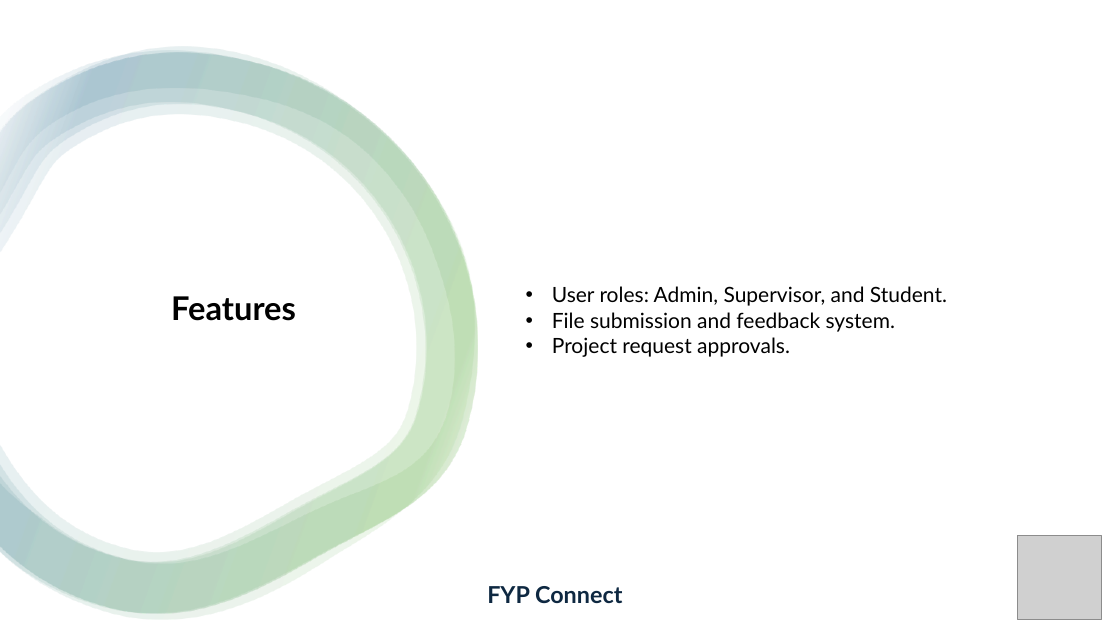
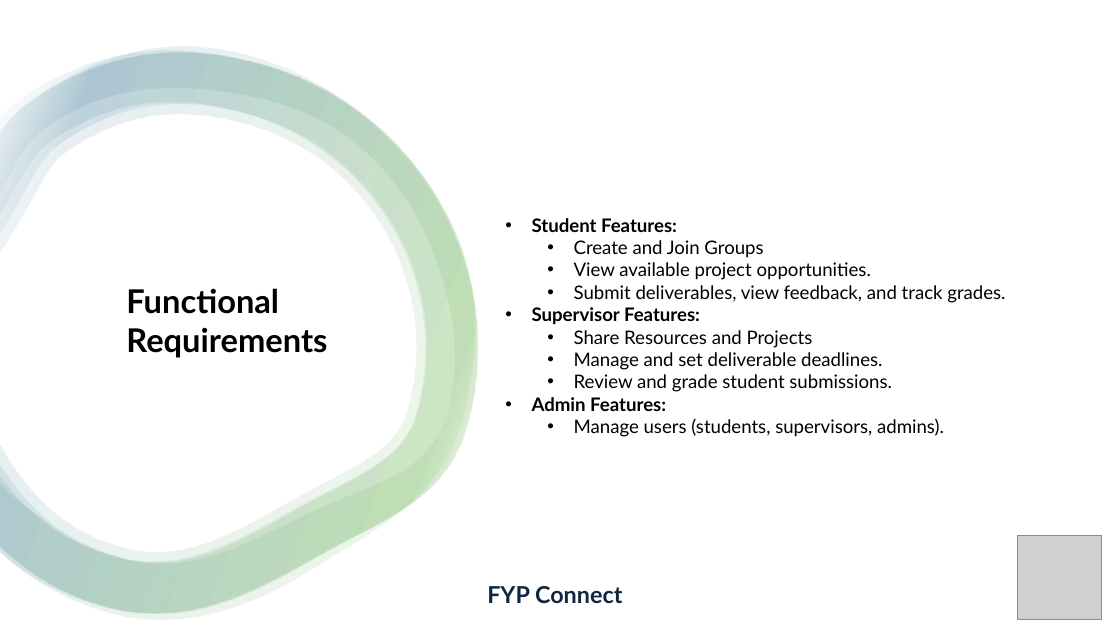
Before and after one commit to LUCIDSoftwares/FYPConnect, a slide deck: slide 5 of FinalDocs/presentation.pptx. Drawn at 1120x630 pixels with LibreOffice and Linux fonts; fonts in the diff are those of the drawing; grey boxes stand for pictures. Boxes give left, top, right and bottom in pixels: in the first picture for what was removed or moved away, otherwise in the second. Text is boxed around its words. In the diff, an @@ line names an element or a change of style, - is before the commit and + after.

```diff
--- a/FinalDocs/presentation.pptx
+++ b/FinalDocs/presentation.pptx
@@ text at box(532, 218, 1005, 437): text changed; size 18 to 16 pt @@
-• User roles: Admin, Supervisor, and Student.
-• File submission and feedback system.
-• Project request approvals.
+• Student Features:
+  • Create and Join Groups
+  • View available project opportunities.
+  • Submit deliverables, view feedback, and track grades.
+• Supervisor Features:
+  • Share Resources and Projects
+  • Manage and set deliverable deadlines.
+  • Review and grade student submissions.
+• Admin Features:
+  • Manage users (students, supervisors, admins).
@@ text at box(126, 288, 327, 358): text changed @@
-Features
+Functional Requirements
```
Also in this commit, not shown: 6 other slides changed, 13 slides added, 2 other files.
